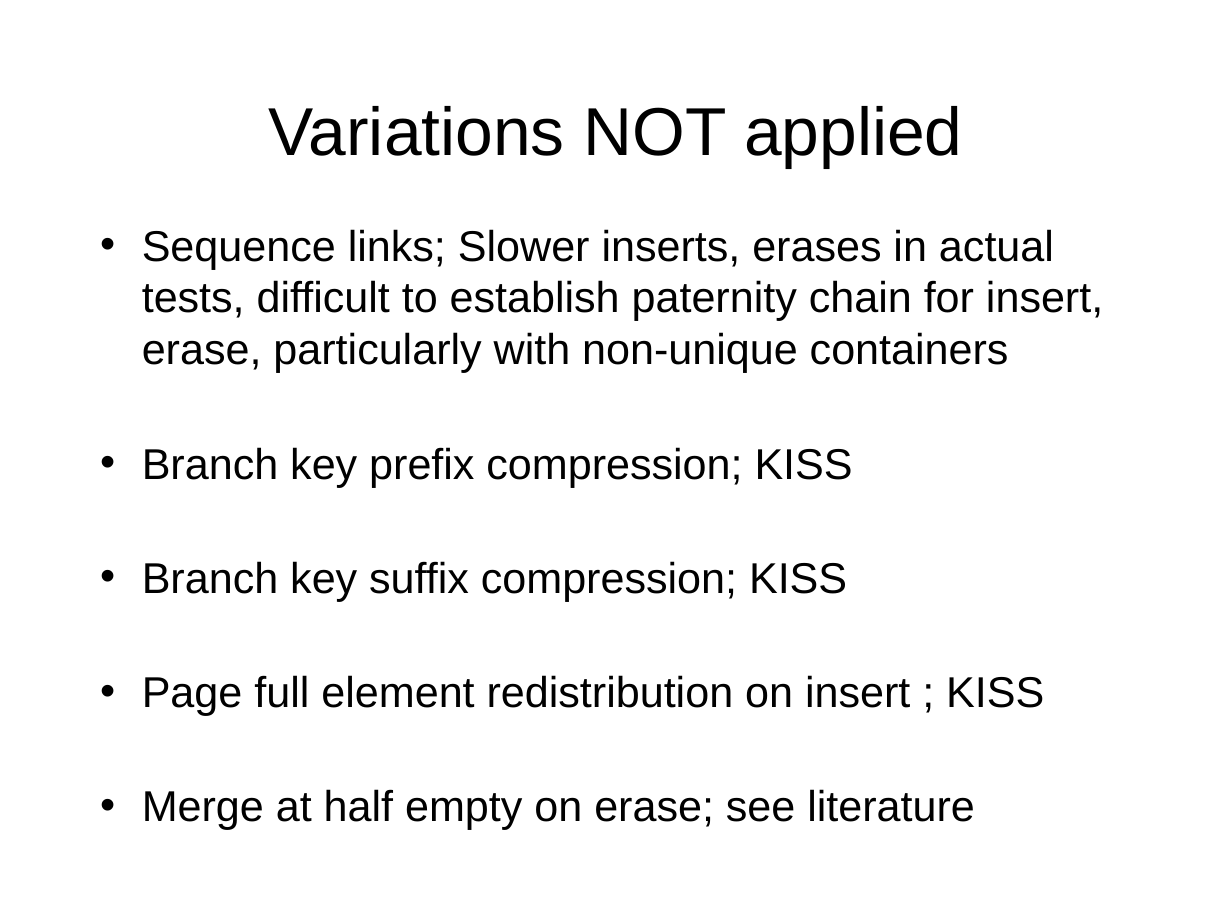
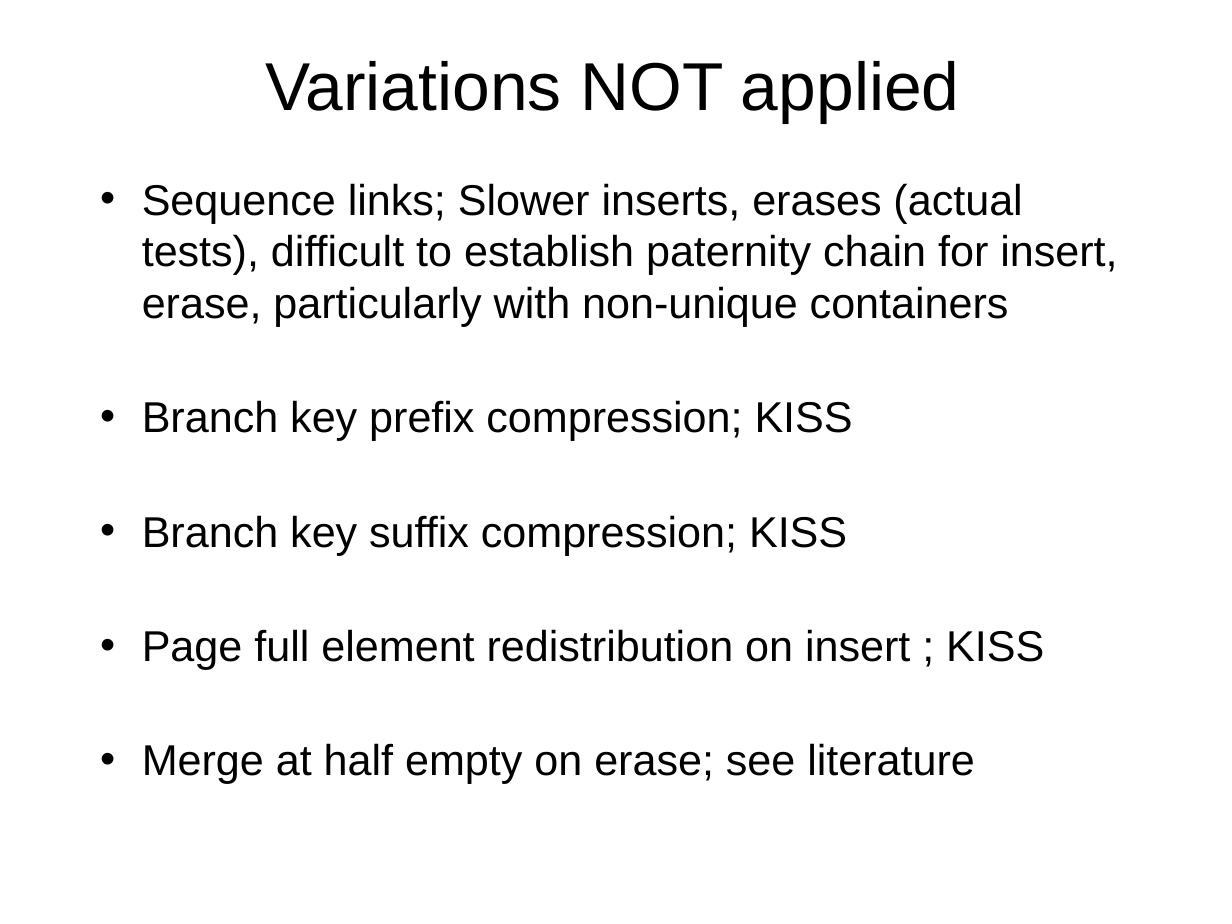
Before and after one commit to Beman/btree, a slide deck: slide 35 of libs/btree/doc/Proposed-B-tree-library.ppt (slide 34 before the commit). Drawn at 1232x924 pixels with LibreOffice and Linux fonts; fonts in the diff are those of the drawing; background and template pictures are left out. Boxes give left, top, right and bottom in pixels: in the first picture for what was removed or moved away, otherwise in the second. Text is boxed around its words. In the diff, an @@ line names an element or a change of style, - is before the commit and + after.

```diff
--- a/libs/btree/doc/Proposed-B-tree-library.ppt
+++ b/libs/btree/doc/Proposed-B-tree-library.ppt
@@ title "Variations NOT applied": place and size @@
-title "Variations NOT applied" at box(269, 106, 962, 169)
+title "Variations NOT applied" at box(265, 61, 959, 123)
@@ text "Sequence links; Slower inserts, erases ...": place and size @@
-text "Sequence links; Slower inserts, erases ..." at box(142, 229, 1103, 830)
+text "Sequence links; Slower inserts, erases ..." at box(142, 183, 1117, 784)
@@ text at box(142, 183, 1117, 327): text changed @@
-• Sequence links; Slower inserts, erases in actual tests, difficult to establish paternity chain for insert, erase, particularly with non-unique containers
+• Sequence links; Slower inserts, erases (actual tests), difficult to establish paternity chain for insert, erase, particularly with non-unique containers
```
Also in this commit, not shown: 8 other slides changed, 3 slides added, 1 slide removed, 1 other file.
